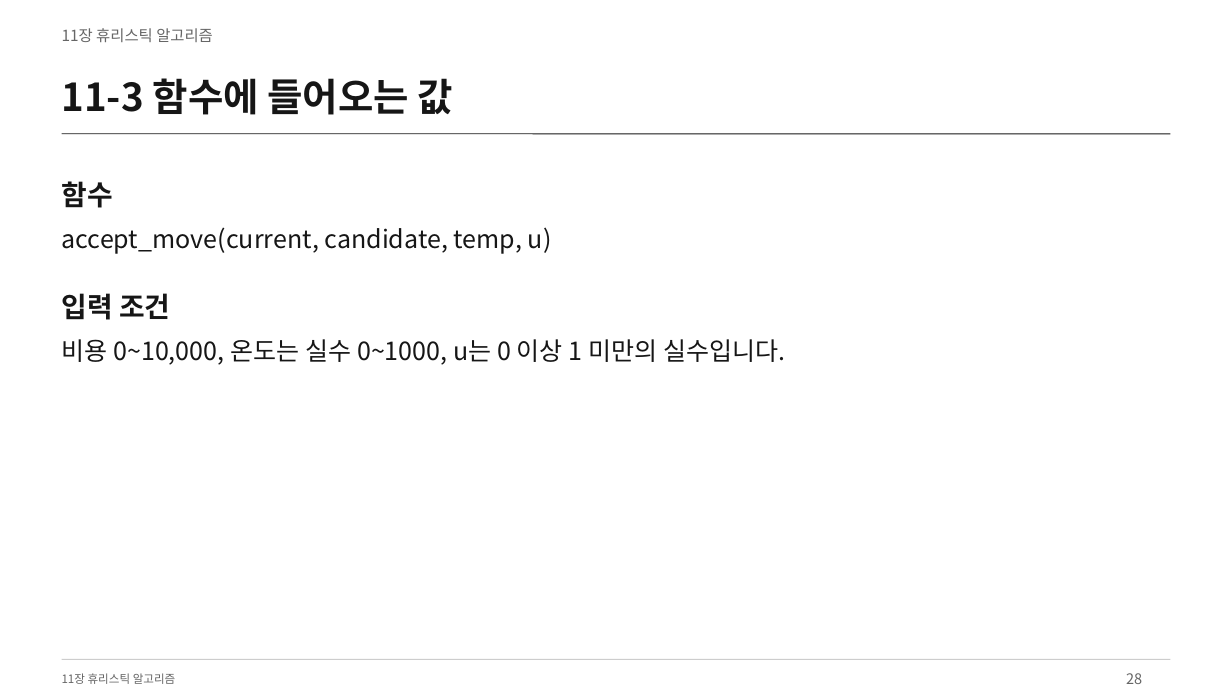
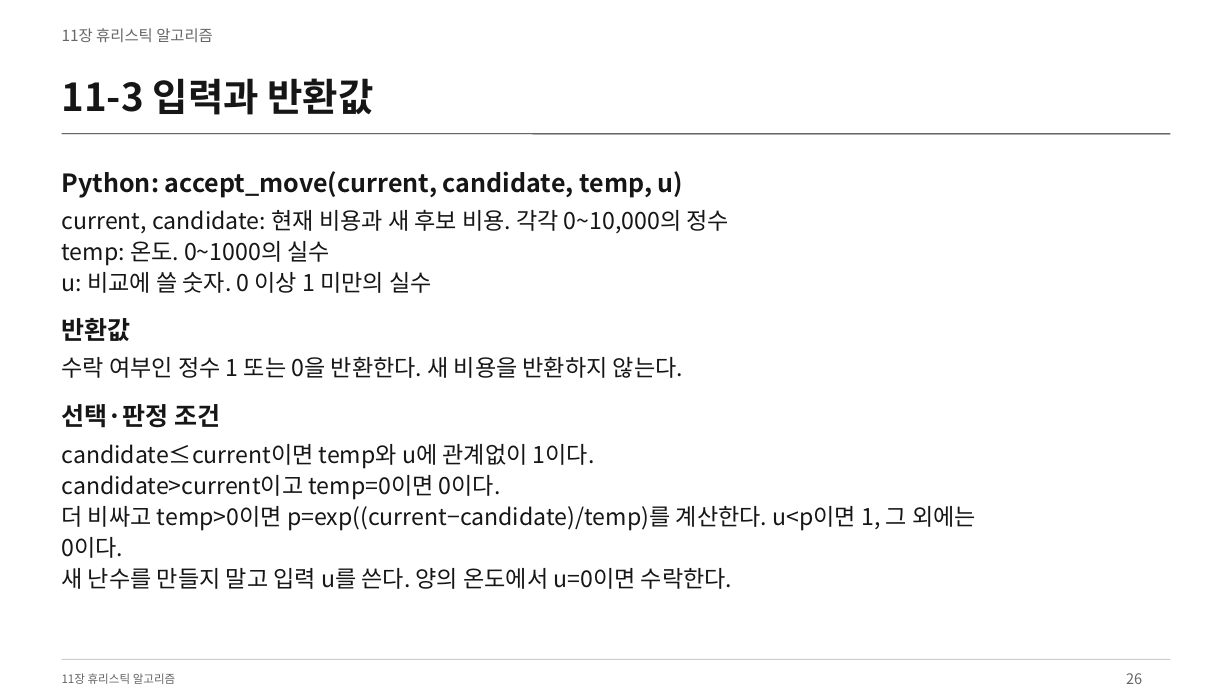
Before and after one commit to Sangdon-Park/Sangdon-Park.github.io, a slide deck: slide 26 of data/알고리즘/11장_휴리스틱_알고리즘.pptx (slide 28 before the commit). Drawn at 1232x693 pixels with LibreOffice and Linux fonts; fonts in the diff are those of the drawing. Boxes give left, top, right and bottom in pixels: in the first picture for what was removed or moved away, otherwise in the second. Text is boxed around its words. In the diff, an @@ line names an element or a change of style, - is before the commit and + after.

```diff
--- a/data/알고리즘/11장_휴리스틱_알고리즘.pptx
+++ b/data/알고리즘/11장_휴리스틱_알고리즘.pptx
@@ text at (x1=62, y1=78, x2=374, y2=115): text changed @@
-11-3 함수에 들어오는 값
+11-3 입력과 반환값
@@ text at (x1=62, y1=171, x2=683, y2=198): text changed; bold on @@
-accept_move(current, candidate, temp, u)
+Python: accept_move(current, candidate, temp, u)
@@ text at (x1=62, y1=209, x2=730, y2=293): text changed; size 19.5 to 18 pt @@
-비용 0~10,000, 온도는 실수 0~1000, u는 0 이상 1 미만의 실수입니다.
+current, candidate: 현재 비용과 새 후보 비용. 각각 0~10,000의 정수
+temp: 온도. 0~1000의 실수
+u: 비교에 쓸 숫자. 0 이상 1 미만의 실수
@@ text removed at (x1=62, y1=181, x2=113, y2=208) @@
-함수
@@ text removed at (x1=62, y1=293, x2=170, y2=320) @@
-입력 조건
@@ text added at (x1=62, y1=318, x2=131, y2=341), 19.5 pt, text #161616, bold @@
+반환값
@@ text added at (x1=62, y1=357, x2=683, y2=378), 18 pt, text #161616 @@
+수락 여부인 정수 1 또는 0을 반환한다. 새 비용을 반환하지 않는다.
@@ text added at (x1=62, y1=404, x2=220, y2=428), 19.5 pt, text #161616, bold @@
+선택·판정 조건
@@ text added at (x1=62, y1=444, x2=976, y2=589), 18 pt, text #161616 @@
+candidate≤current이면 temp와 u에 관계없이 1이다.
+candidate>current이고 temp=0이면 0이다.
+더 비싸고 temp>0이면 p=exp((current−candidate)/temp)를 계산한다. u<p이면 1, 그 외에는
+0이다.
+새 난수를 만들지 말고 입력 u를 쓴다. 양의 온도에서 u=0이면 수락한다.
```
Also in this commit, not shown: 38 other slides changed, 11 slides added, 4 slides removed, 18 other files.
